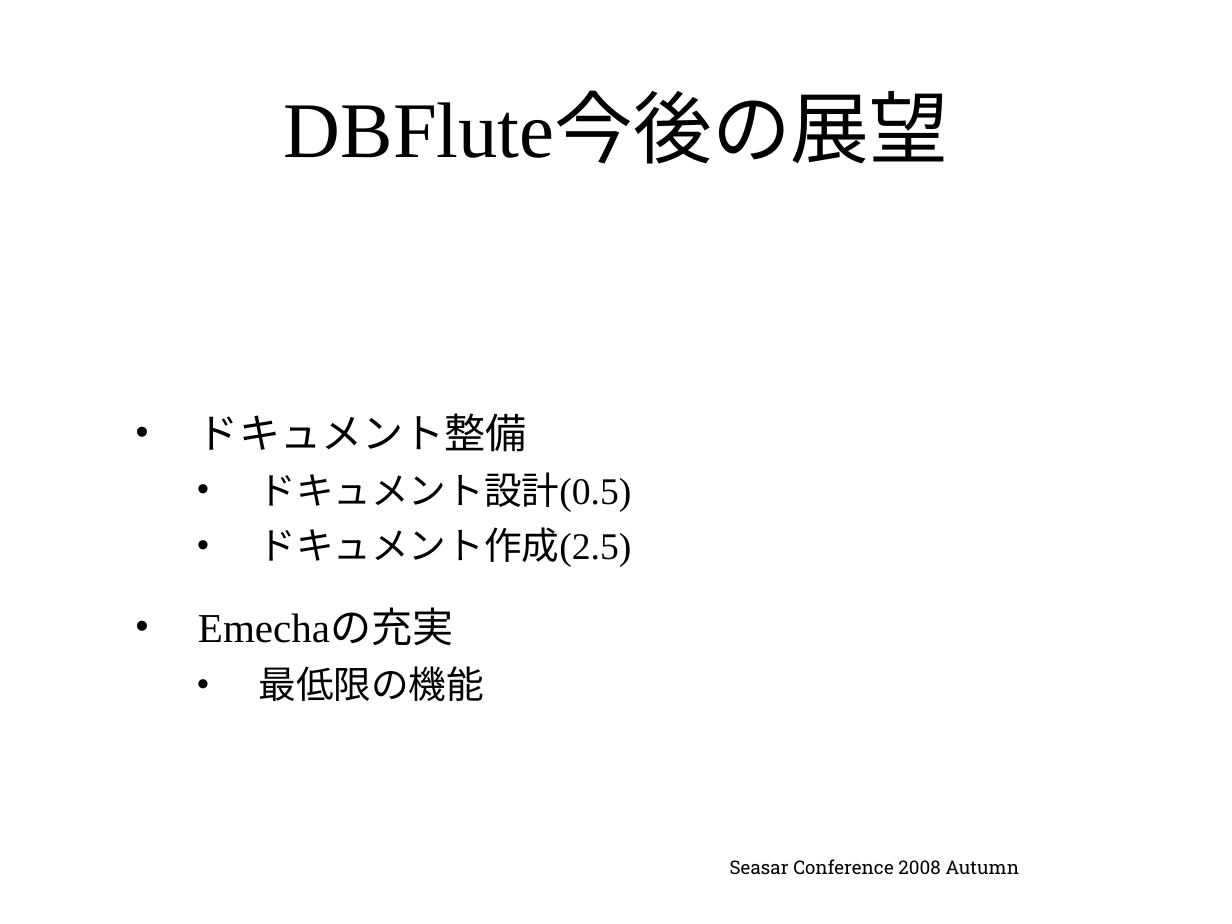
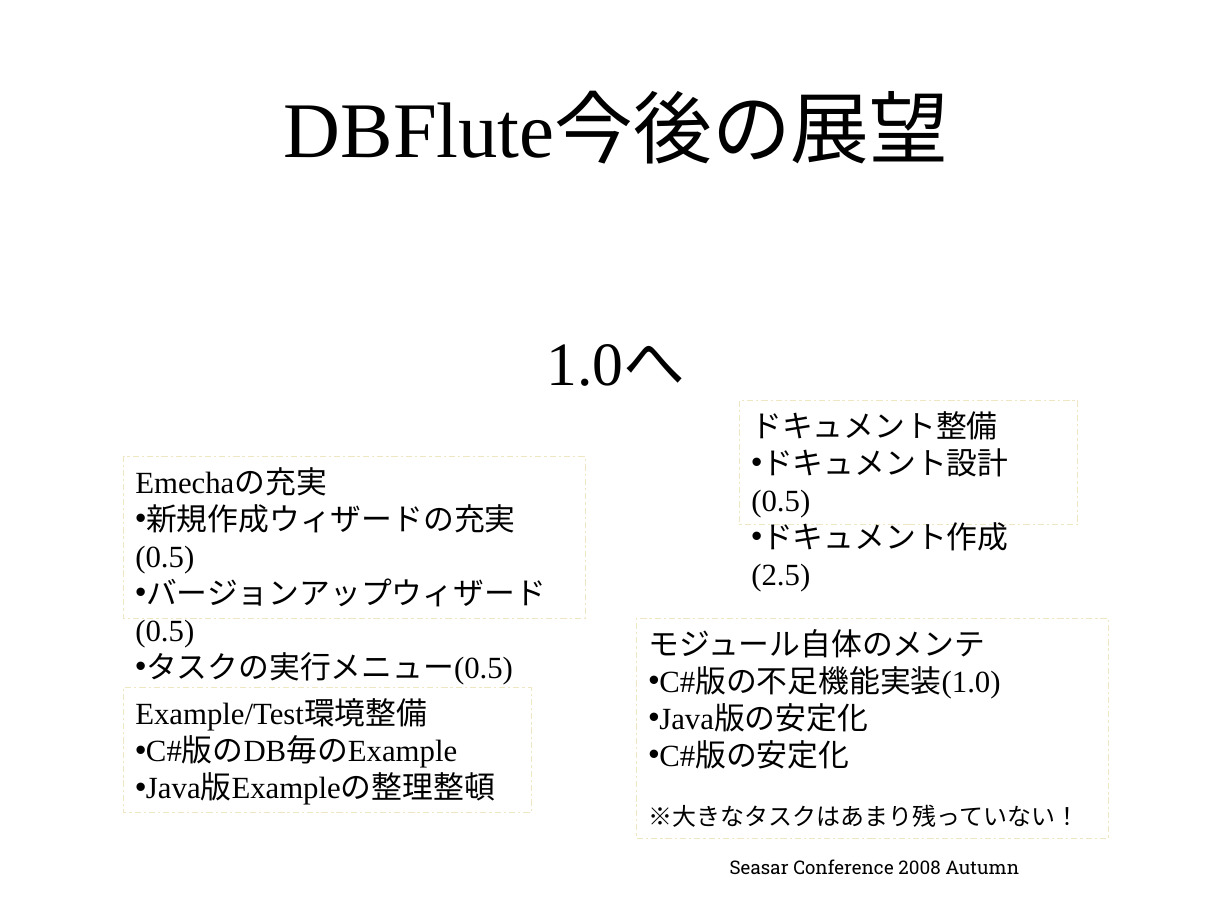
Before and after one commit to seasarorg/dbflute, a slide deck: slide 40 of dbflute/etc/doc/ref/session/resource/GenbaSolution2-sc2008autumn-dbflute.pptx (slide 36 before the commit). Drawn at 1232x924 pixels with LibreOffice and Linux fonts; fonts in the diff are those of the drawing; background and template pictures are left out. Boxes give left, top, right and bottom in pixels: in the first picture for what was removed or moved away, otherwise in the second. Text is boxed around its words. In the diff, an @@ line names an element or a change of style, - is before the commit and + after.

```diff
--- a/dbflute/etc/doc/ref/session/resource/GenbaSolution2-sc2008autumn-dbflute.pptx
+++ b/dbflute/etc/doc/ref/session/resource/GenbaSolution2-sc2008autumn-dbflute.pptx
@@ text at <box>547,344,686,386</box>: text changed; size 22 to 36 pt @@
-• ドキュメント整備
-  • ドキュメント設計(0.5)
-  • ドキュメント作成(2.5)
-• Emechaの充実
-  • 最低限の機能
+1.0へ
@@ rectangle added at <box>739,400,1078,525</box>, outline #000000 0.75 pt dashed, 18 pt, text #000000 @@
+ドキュメント整備
+• ドキュメント設計(0.5)
+• ドキュメント作成(2.5)
@@ rectangle added at <box>123,457,585,618</box>, outline #000000 0.75 pt dashed, 18 pt, text #000000 @@
+Emechaの充実
+• 新規作成ウィザードの充実(0.5)
+• バージョンアップウィザード(0.5)
+• タスクの実行メニュー(0.5)
@@ rectangle added at <box>637,618,1109,838</box>, outline #000000 0.75 pt dashed, 18 pt, text #000000 @@
+モジュール自体のメンテ
+• C#版の不足機能実装(1.0)
+• Java版の安定化
+• C#版の安定化
+※大きなタスクはあまり残っていない！
@@ rectangle added at <box>123,687,531,812</box>, outline #000000 0.75 pt dashed, 18 pt, text #000000 @@
+Example/Test環境整備
+• C#版のDB毎のExample
+• Java版Exampleの整理整頓
```
Also in this commit, not shown: 12 other slides changed, 4 slides added.
